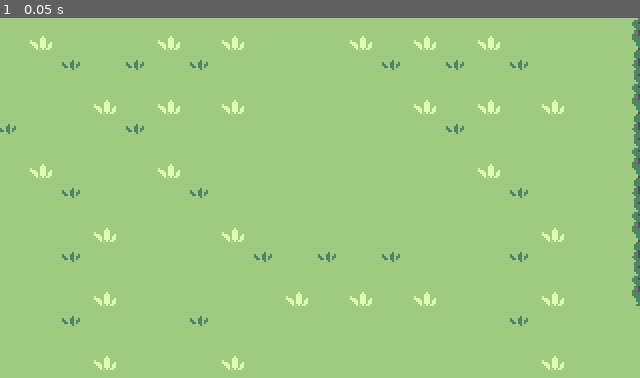
Above: before the commit, frame 1.
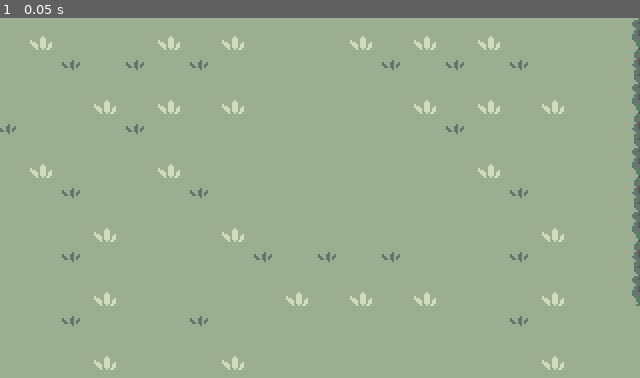
Above: after the commit, the same moment.

Repository: FlyinButter1/Hackathon
Game: Godot game, scene res://world2.tscn
Two runs of this game, one before a commit and one after it. Both use one fixed random seed, a clock stepped at 60 frames per second and the inputs below. This scene is started directly instead of the project's main scene.
Inputs:
- Up to frame 1 (0.05 s): no input

The runs differ from the first frame. In frame 1, 99% of the frame differs, in the area x 0-100%, y 0-100%.

Commit message:
Update world2.tscn

Diff:
--- a/world2.tscn
+++ b/world2.tscn
@@ -16,8 +16,8 @@
 glow_blend_mode = 1
 glow_hdr_scale = 0.0
 adjustment_enabled = true
-adjustment_contrast = 1.4
-adjustment_saturation = 0.4
+adjustment_contrast = 1.2
+adjustment_saturation = 0.2
 
 [node name="World" type="Node2D"]
 
